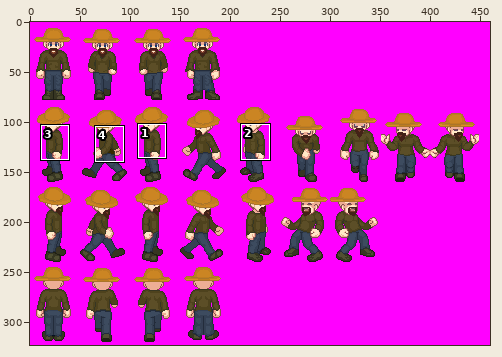
Sprite sheet -- theScientist/TileGame/TileGameContent/Sprite/Bjorn_Try_Farmer.png. The first picture is a wide view before the edit; the outline marks the close-up.
Close-up. Before the edit:
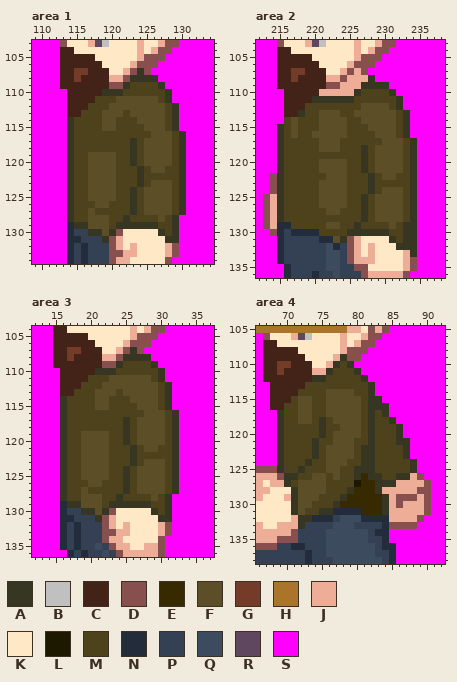
The file is 460x323 pixels. Colours within 5 levels of each other are drawn and written as one. Shown: area 1: x 109..134, y 103..134; area 2: x 212..238, y 103..136; area 3: x 12..37, y 104..136; area 4: x 66..92, y 105..138. The commit also changed other parts of the picture, which this record leaves out.
Palette (. is transparent): A #373622  B #c0c0c0  C #432217  D #874f4d  E #372900  F #5c4e27  G #743b28  H #aa752a  J #eead96  K #ffe8c6  L #1c1900  M #4e421d  N #232c3b  P #344053  Q #3d4b5f  R #5e475f  S #ff00ff
And afterwards:
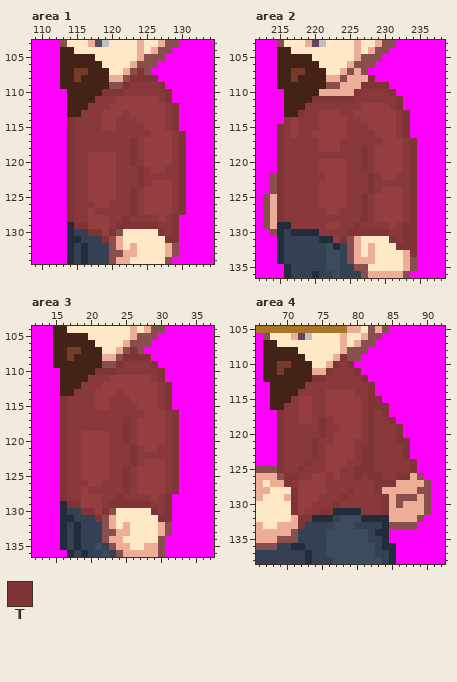
Colours new in this view: T #7f3536
Change:
colour F: #5c4e27 -> #943e3f
colour M: #4e421d -> #89393b
Area 1:
y 107: x 124 A -> T
y 108: x 123..126 AAAA -> TTTT
y 109: x 122 A -> T; x 127 A -> T
y 110: x 119..121 AAA -> TTT; x 128 A -> T
y 111: x 128 A -> T
y 112..113: x 129 A -> T
y 114..115: x 114 A -> T; x 129 A -> T
y 116: x 114 A -> T; x 130 A -> T
y 117..120: x 114 A -> T; x 123 A -> T; x 130 A -> T
y 121..123: x 114 A -> T; x 124 A -> T; x 130 A -> T
y 124..127: x 114 A -> T; x 123 A -> T; x 130 A -> T
y 128: x 114 A -> T; x 122 A -> T; x 129 A -> T
y 129: x 115..116 AA -> TT; x 121..126 AAAAAA -> TTTTTT; x 129 A -> T
y 130: x 117..118 AA -> TT; x 120 A -> T; x 127 A -> T; x 129 A -> T
y 131: x 119 A -> T; x 128..129 AA -> TT
Area 2:
y 108: x 228 A -> T
y 109: x 227..230 AAAA -> TTTT
y 110: x 226 A -> T; x 231 A -> T
y 111: x 220..225 AAAAAA -> TTTTTT; x 232 A -> T
y 112: x 232 A -> T
y 113: x 218 A -> T; x 233 A -> T
y 114: x 233 A -> T
y 115..116: x 215 A -> T; x 233 A -> T
y 117: x 215 A -> T; x 234 A -> T
y 118..121: x 215 A -> T; x 227 A -> T; x 234 A -> T
y 122..124: x 215 A -> T; x 228 A -> T; x 234 A -> T
y 125..128: x 215 A -> T; x 227 A -> T; x 234 A -> T
y 129: x 226 A -> T; x 233..234 AA -> TT
y 130: x 225..230 AAAAAA -> TTTTTT; x 233..234 AA -> TT
y 131: x 224 A -> T; x 231 A -> T; x 233..234 AA -> TT
y 132: x 232..234 AAA -> TTT
y 133: x 234 A -> T
Area 3:
y 107: x 26 A -> T
y 108: x 25..28 AAAA -> TTTT
y 109: x 24 A -> T; x 29 A -> T
y 110: x 21..23 AAA -> TTT; x 30 A -> T
y 111: x 30 A -> T
y 112..113: x 31 A -> T
y 114..115: x 16 A -> T; x 31 A -> T
y 116: x 16 A -> T; x 32 A -> T
y 117..120: x 16 A -> T; x 25 A -> T; x 32 A -> T
y 121..123: x 16 A -> T; x 26 A -> T; x 32 A -> T
y 124..127: x 16 A -> T; x 25 A -> T; x 32 A -> T
y 128: x 16 A -> T; x 24 A -> T; x 31 A -> T
y 129: x 17..18 AA -> TT; x 23..28 AAAAAA -> TTTTTT; x 31 A -> T
y 130: x 19..20 AA -> TT; x 22 A -> T; x 29 A -> T; x 31 A -> T
y 131: x 21 A -> T; x 30..31 AA -> TT
Area 4:
y 109: x 78 A -> T
y 110: x 77 A -> T; x 79 A -> T
y 111: x 76 A -> T; x 80 A -> T
y 112: x 74..75 AA -> TT; x 81 A -> T
y 113..114: x 82 A -> T
y 115: x 82..83 AA -> TT
y 116: x 82..84 AAA -> TTT
y 117: x 69 A -> T; x 82 A -> T; x 84 A -> T
y 118: x 69 A -> T; x 75 A -> T; x 82 A -> T; x 85 A -> T
y 119..120: x 69 A -> T; x 75 A -> T; x 82 A -> T; x 86 A -> T
y 121: x 69 A -> T; x 74 A -> T; x 82 A -> T; x 86..87 AA -> TT
y 122..123: x 69 A -> T; x 74 A -> T; x 81..82 AA -> TT; x 87 A -> T
y 124: x 69 A -> T; x 73 A -> T; x 81..82 AA -> TT; x 88 A -> T
y 125: x 69 A -> T; x 72 A -> T; x 80..82 AAA -> TTT; x 88 A -> T
y 126: x 70..71 AA -> TT; x 80..83 AEAA -> TMTT; x 86..87 AA -> TT
y 127: x 70 A -> T; x 80..85 LEEAAA -> MMMTTT
y 128: x 71 A -> T; x 79..83 AEEEA -> TMMMT
y 129: x 71 A -> T; x 78..84 AEEEEEA -> TMMMMMT
y 130: x 71 A -> T; x 77..84 AEEEEEEA -> TMMMMMMT
y 131: x 71 A -> T; x 75..76 AA -> TT; x 81..84 EEEA -> MMMT
y 132: x 72..73 AA -> TT
y 133: x 72 A -> T
Changed places in both close-ups, as pixel boxes (x1, y1, x2, y2):
changed: (67, 68, 186, 243)
changed: (277, 75, 417, 257)
changed: (60, 347, 179, 522)
changed: (277, 354, 417, 529)
